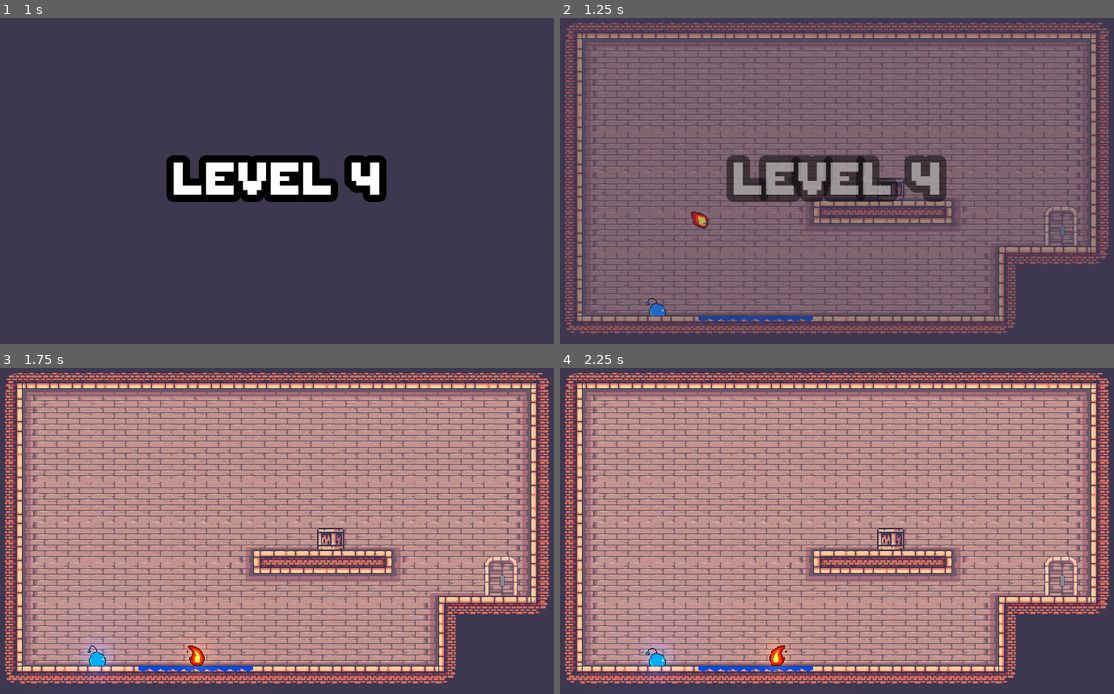
Above: before the commit, frames 1-4 (two rows, left to right).
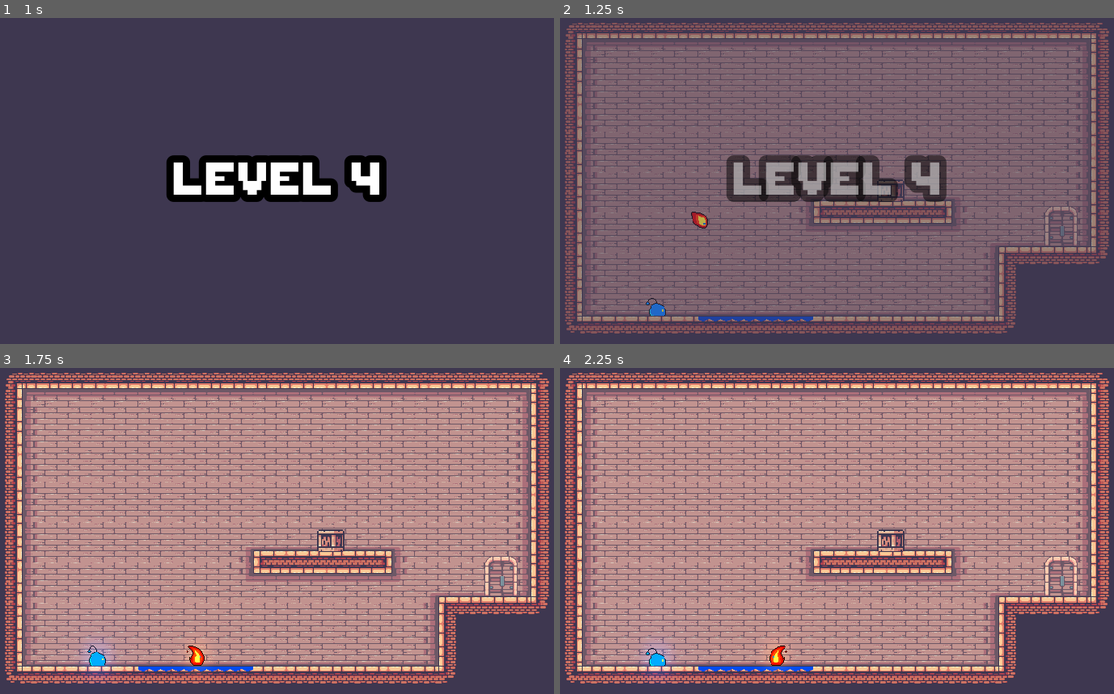
Above: after the commit, the same moments.

Repository: gfmota/brackeys_gamejam2021.1
Game: Godot game, scene res://assets/scenes/Level4.tscn
Two runs of this game, one before a commit and one after it. Both use one fixed random seed, a clock stepped at 60 frames per second and the inputs below. The project has no main scene, so this scene is started directly.
Inputs:
- Up to frame 1 (1 s): hold Right (fire_right) from 0.53 s (still down); tap Up (fire_up) at 0.77 s
- Up to frame 2 (1.25 s): keep holding Right (fire_right)
- Up to frame 3 (1.75 s): keep holding Right (fire_right); tap Up (fire_up) at 1.52 s
- Up to frame 4 (2.25 s): release Right (fire_right) at 2.03 s; hold Left (fire_left) from 2.03 s (still down)

Frame 1 is identical in both runs. In frame 2, 0.1% of the frame differs, in the area x 57-63%, y 49-57%; in frame 3, 0.2%; in frame 4, 0.2%.

Commit message:
Fix door and box bugs
Signed-off-by: Gabriel Mota <gabrielfmota134@gmail.com>

Diff:
--- a/assets/scenes/Box.tscn
+++ b/assets/scenes/Box.tscn
@@ -3,17 +3,20 @@
 [ext_resource path="res://assets/sprites/box.png" type="Texture" id=1]
 
 [sub_resource type="PhysicsMaterial" id=1]
-friction = 0.9
+friction = 0.8
+rough = true
 
 [sub_resource type="RectangleShape2D" id=2]
-extents = Vector2( 18.0648, 16 )
+extents = Vector2( 17.4931, 13.8989 )
 
 [node name="Box" type="RigidBody2D" groups=[
-"Box",
+"Body",
 ]]
+collision_layer = 5
 mode = 2
 mass = 5.0
 physics_material_override = SubResource( 1 )
+gravity_scale = 3.0
 
 [node name="Sprite" type="Sprite" parent="."]
 scale = Vector2( 1.81818, 2 )
@@ -21,9 +24,5 @@
 centered = false
 
 [node name="CollisionShape2D" type="CollisionShape2D" parent="."]
-position = Vector2( 19.2703, 16 )
+position = Vector2( 18.973, 16 )
 shape = SubResource( 2 )
-disabled = true
-
-[node name="CollisionPolygon2D" type="CollisionPolygon2D" parent="."]
-polygon = PoolVector2Array( 0.8909, 2.24576, 1.33635, 29.6409, 2.44997, 31.8681, 35.6359, 31.6454, 37.6405, 29.8636, 37.4177, 1.57759, 35.8587, 0.241241, 3.11814, 0.241241 )
--- a/assets/scenes/Door.tscn
+++ b/assets/scenes/Door.tscn
@@ -1,7 +1,8 @@
-[gd_scene load_steps=10 format=2]
+[gd_scene load_steps=11 format=2]
 
 [ext_resource path="res://assets/sprites/door.png" type="Texture" id=1]
 [ext_resource path="res://assets/scripts/Door.gd" type="Script" id=2]
+[ext_resource path="res://assets/sfx/open_door.wav" type="AudioStream" id=3]
 
 [sub_resource type="AtlasTexture" id=1]
 atlas = ExtResource( 1 )
@@ -45,3 +46,7 @@
 [node name="Collision" type="CollisionShape2D" parent="."]
 position = Vector2( 23, 30 )
 shape = SubResource( 7 )
+
+[node name="SFX" type="AudioStreamPlayer" parent="."]
+stream = ExtResource( 3 )
+volume_db = -6.0
--- a/assets/scripts/Door.gd
+++ b/assets/scripts/Door.gd
@@ -1,6 +1,8 @@
 extends Area2D
 
+onready var sfx : AudioStreamPlayer = $SFX
 onready var sprite : AnimatedSprite = $Sprite
 
 func open():
 	sprite.play("open")
+	sfx.play()
